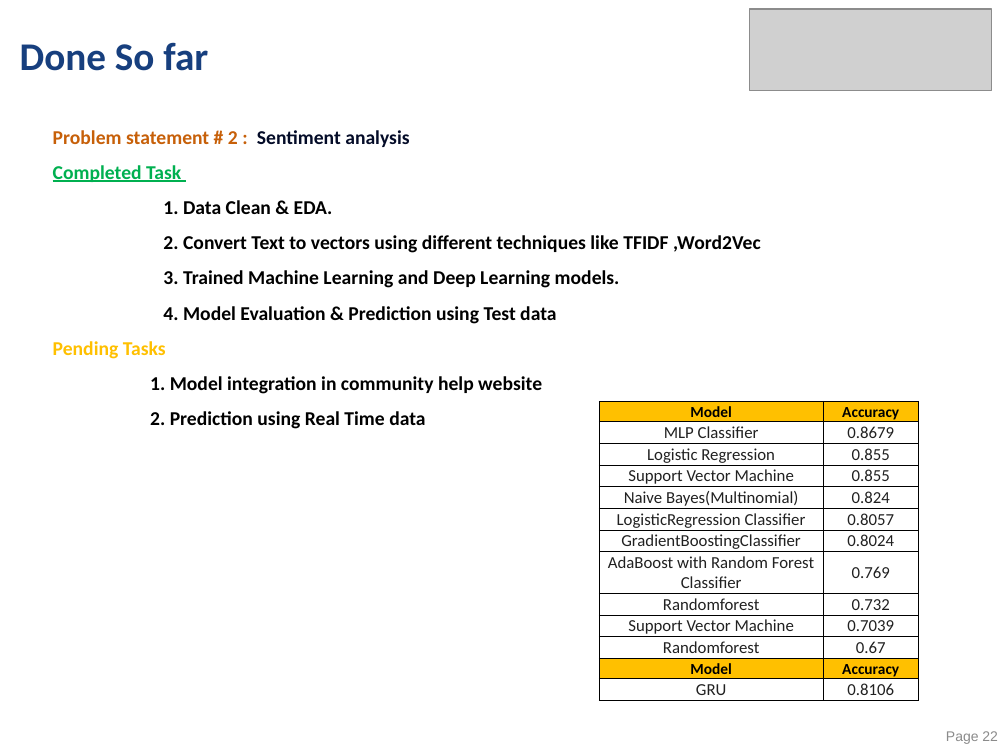
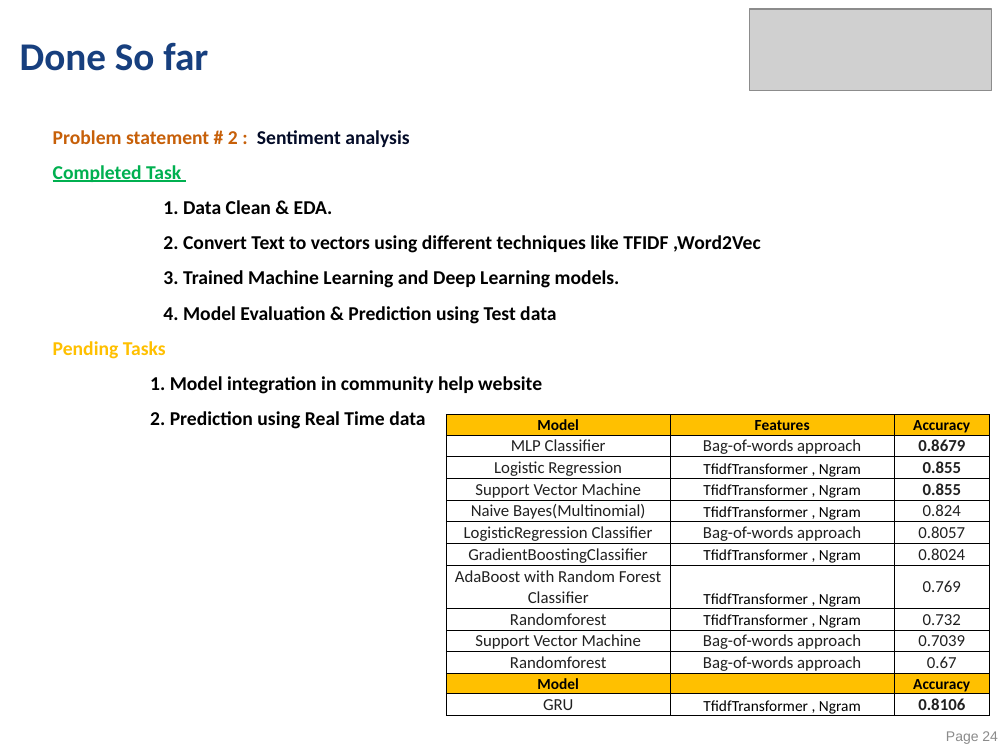
Before and after one commit to sivakrishnathota5/CommunityHelp, a slide deck: slide 24 of Graduate Certificate in Practical Language Processing/Project Presentation/ITSS_Practical Language Processing - Project Proposal.pptx (slide 22 before the commit). Drawn at 1008x756 pixels with LibreOffice and Linux fonts; fonts in the diff are those of the drawing; grey boxes stand for pictures. Boxes give left, top, right and bottom in pixels: in the first picture for what was removed or moved away, otherwise in the second. Text is boxed around its words. In the diff, an @@ line names an element or a change of style, - is before the commit and + after.

```diff
--- a/Graduate Certificate in Practical Language Processing/Project Presentation/ITSS_Practical Language Processing - Project Proposal.pptx
+++ b/Graduate Certificate in Practical Language Processing/Project Presentation/ITSS_Practical Language Processing - Project Proposal.pptx
@@ table at bbox=[447, 414, 989, 718] @@
+column 2: Features | Bag-of-words approach | TfidfTransformer , Ngram | TfidfTransformer , Ngram | TfidfTransformer , Ngram | Bag-of-words approach | TfidfTransformer , Ngram | TfidfTransformer , Ngram | TfidfTransformer , Ngram | Bag-of-words approach | Bag-of-words approach |  | TfidfTransformer , Ngram
@@ table: place and size @@
-table at bbox=[599, 401, 917, 700]
+table at bbox=[447, 414, 989, 718]
@@ page number at bbox=[946, 731, 998, 744]: text changed @@
-Page 22
+Page 24
```
Also in this commit, not shown: 3 other slides changed, 3 slides added, 59 other files.
